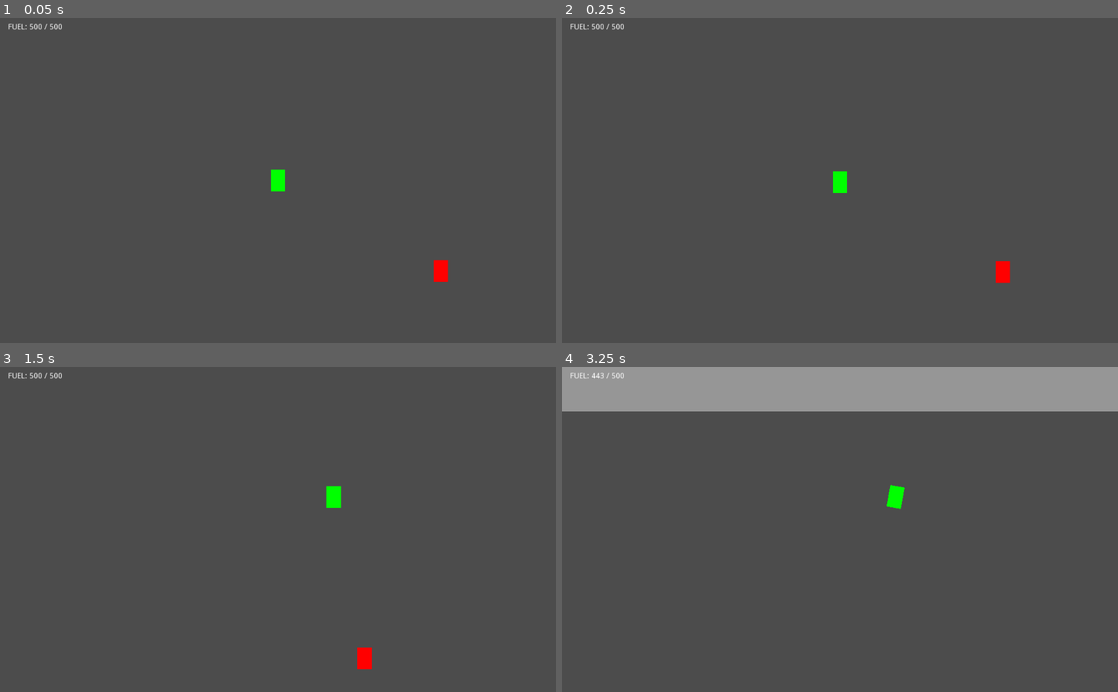
Above: before the commit, frames 1-4 (two rows, left to right).
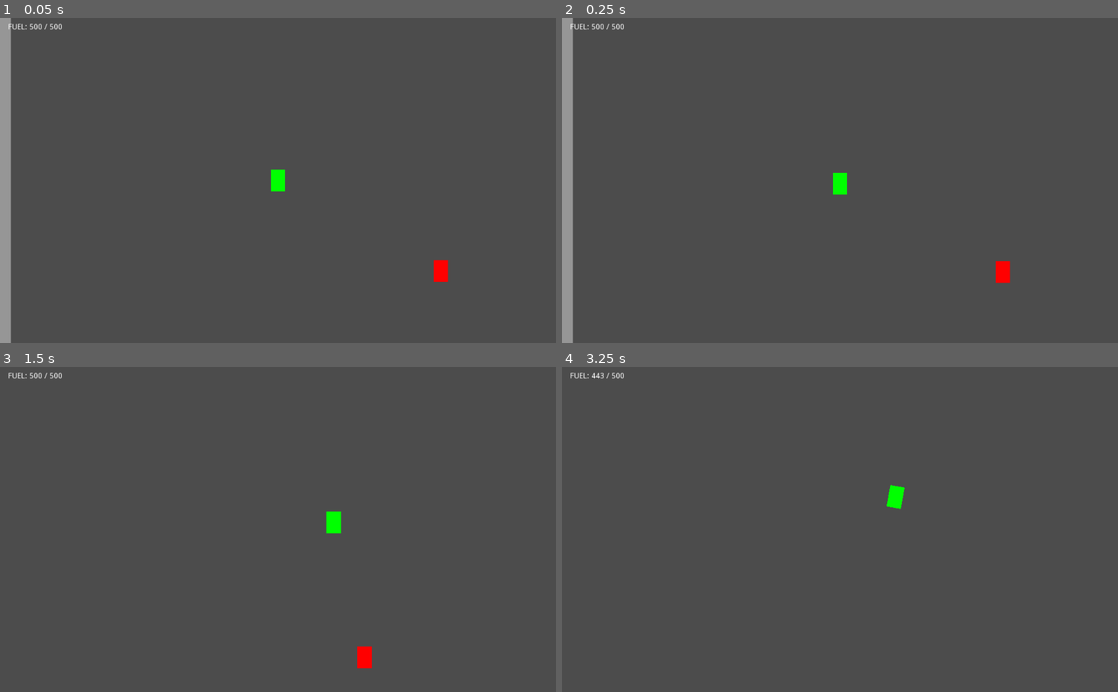
Above: after the commit, the same moments.

Repository: deengames/abu-hamid-x
Game: Godot game, scene res://prototype/Main.tscn
Two runs of this game, one before a commit and one after it. Both use one fixed random seed, a clock stepped at 60 frames per second and the inputs below.
Inputs (mouse positions are in pixels of both pictures, inside the frame that each line leads up to):
- Up to frame 1 (0.05 s): no input
- Up to frame 2 (0.25 s): no input
- Up to frame 3 (1.5 s): move the mouse to (400, 513) at 0.52 s; hold D (move_right) 0.53-1.28 s; click (400, 513) at 0.6 s; tap Space (jump) at 0.77 s; move the mouse to (166, 545) at 1.27 s; hold S (move_down) from 1.28 s (still down); tap Shift (boost) at 1.35 s
- Up to frame 4 (3.25 s): tap Space (jump) at 1.52, 3.02 s; move the mouse to (895, 458) at 2.02 s; release S (move_down) at 2.03 s; hold D (move_right) 2.03-2.78 s; tap Ctrl (toggle_jetpack) at 2.1 s; tap Enter at 2.75 s; move the mouse to (812, 594) at 2.77 s; hold W (move_up) from 2.78 s (still down); tap E at 2.85 s; click (812, 594) at 2.92 s

The runs differ from the first frame. In frame 1, 2.0% of the frame differs, in the area x 0-2%, y 0-100%; in frame 2, 2.0%; in frame 3, 0.4%; in frame 4, 14%, in the area x 0-100%, y 0-14%.

Commit message:
Player can now kill enemy

Diff:
--- a/prototype/Character/Character.gd
+++ b/prototype/Character/Character.gd
@@ -2,4 +2,16 @@
 
 export (int) var max_health = 10
 
-var health = max_health
+# all variables depending on exported stuff need to be marked with
+# onready; if it's overridden, it'll keep the superclass's value
+onready var health = max_health
+
+
+func _death():
+	queue_free()
+
+
+func _damage(dmg_points):
+	health -= dmg_points
+	if health <= 0:
+		_death()
--- a/prototype/Character/Character.tscn
+++ b/prototype/Character/Character.tscn
@@ -2,21 +2,20 @@
 
 [ext_resource path="res://prototype/Character/Character.gd" type="Script" id=1]
 
-
-[node name="Character" type="RigidBody2D"]
+[node name="Character" type="RigidBody2D" index="0"]
 
 input_pickable = false
 collision_layer = 1
 collision_mask = 1
 mode = 2
-mass = 1.0
-friction = 1.0
+mass = 2.0
+friction = 0.5
 bounce = 0.0
 gravity_scale = 1.0
 custom_integrator = false
 continuous_cd = 0
-contacts_reported = 0
-contact_monitor = false
+contacts_reported = 5
+contact_monitor = true
 sleeping = false
 can_sleep = true
 linear_velocity = Vector2( 0, 0 )
--- /dev/null
+++ b/prototype/Character/Enemy/Enemy.gd
@@ -0,0 +1,6 @@
+extends "../Character.gd"
+
+
+func _on_body_entered(body):
+	if body.is_in_group('sword'):
+		_damage(body.damage_to_deal)
--- a/prototype/Enemy.tscn
+++ b/prototype/Character/Enemy/Enemy.tscn
@@ -1,6 +1,7 @@
-[gd_scene load_steps=3 format=2]
+[gd_scene load_steps=4 format=2]
 
 [ext_resource path="res://prototype/Character/Character.tscn" type="PackedScene" id=1]
+[ext_resource path="res://prototype/Character/Enemy/Enemy.gd" type="Script" id=2]
 
 [sub_resource type="RectangleShape2D" id=1]
 
@@ -10,6 +11,9 @@
 [node name="Enemy" instance=ExtResource( 1 )]
 
 collision_layer = 3
+collision_mask = 3
+script = ExtResource( 2 )
+max_health = 6
 
 [node name="Collision" parent="." index="0"]
 
@@ -20,3 +24,5 @@
 margin_top = -30.0
 margin_bottom = 30.0
 color = Color( 1, 0, 0, 1 )
+
+[connection signal="body_entered" from="." to="." method="_on_body_entered"]
--- a/prototype/Character/Player/Player.tscn
+++ b/prototype/Character/Player/Player.tscn
@@ -10,6 +10,7 @@
 
 [node name="Player" instance=ExtResource( 1 )]
 
+gravity_scale = 2.0
 script = ExtResource( 2 )
 max_movement_speed = 800
 acceleration = 2000
--- a/prototype/Main.tscn
+++ b/prototype/Main.tscn
@@ -3,7 +3,7 @@
 [ext_resource path="res://prototype/Main.gd" type="Script" id=1]
 [ext_resource path="res://prototype/Wall.tscn" type="PackedScene" id=2]
 [ext_resource path="res://prototype/Character/Player/Player.tscn" type="PackedScene" id=3]
-[ext_resource path="res://prototype/Enemy.tscn" type="PackedScene" id=4]
+[ext_resource path="res://prototype/Character/Enemy/Enemy.tscn" type="PackedScene" id=4]
 [ext_resource path="res://prototype/FuelLabel.gd" type="Script" id=5]
 
 [node name="Main" type="Node2D"]
@@ -59,33 +59,37 @@
 "wall",
 ] instance=ExtResource( 2 )]
 
-position = Vector2( -260.76, 374.286 )
+position = Vector2( -249.921, 336.663 )
 rotation = 1.5708
 
 [node name="Wall14" parent="Walls" index="7" groups=[
 "wall",
 ] instance=ExtResource( 2 )]
 
-position = Vector2( -259.93, -2363.34 )
+position = Vector2( -259.93, -2303.34 )
 rotation = 1.5708
 
 [node name="Wall8" parent="Walls" index="8" groups=[
 "wall",
 ] instance=ExtResource( 2 )]
 
-position = Vector2( 568.046, 374.621 )
+position = Vector2( 578.885, 336.998 )
 rotation = 1.5708
 
 [node name="Wall15" parent="Walls" index="9" groups=[
 "wall",
 ] instance=ExtResource( 2 )]
 
-position = Vector2( 568.877, -2363 )
+position = Vector2( 568.877, -2303 )
 rotation = 1.5708
 
 [node name="Player" parent="." index="1" instance=ExtResource( 3 )]
 
 position = Vector2( 520, 240 )
+mass = 1.0
+friction = 1.0
+contacts_reported = 0
+contact_monitor = false
 
 [node name="Enemy" parent="." index="2" instance=ExtResource( 4 )]
 
@@ -93,6 +97,7 @@
 
 [node name="CanvasLayer" type="CanvasLayer" parent="." index="3"]
 
+editor/display_folded = true
 layer = 1
 offset = Vector2( 0, 0 )
 rotation = 0.0
--- a/prototype/Sword.gd
+++ b/prototype/Sword.gd
@@ -1,4 +1,6 @@
 extends KinematicBody2D
+
+export (int) var damage_to_deal = 2
 
 signal finish_swing
 
--- a/prototype/Sword.tscn
+++ b/prototype/Sword.tscn
@@ -7,7 +7,9 @@
 custom_solver_bias = 0.0
 extents = Vector2( 3, 35 )
 
-[node name="Sword" type="KinematicBody2D" index="0"]
+[node name="Sword" type="KinematicBody2D" groups=[
+"sword",
+]]
 
 show_behind_parent = true
 position = Vector2( 0.323532, 0 )
@@ -18,6 +20,7 @@
 collision/safe_margin = 0.08
 script = ExtResource( 1 )
 _sections_unfolded = [ "Visibility" ]
+damage_to_deal = 2
 
 [node name="ColorRect" type="ColorRect" parent="." index="0"]
 
